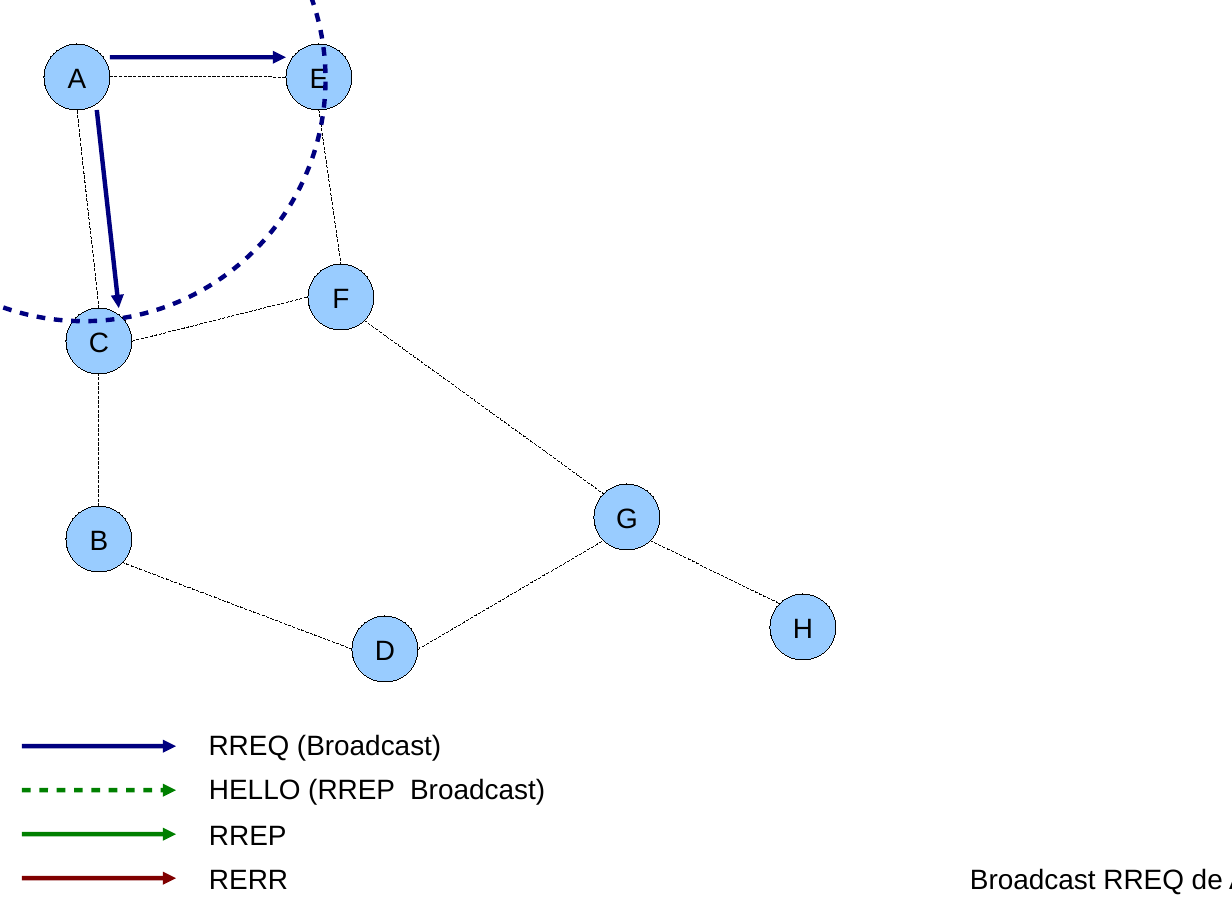
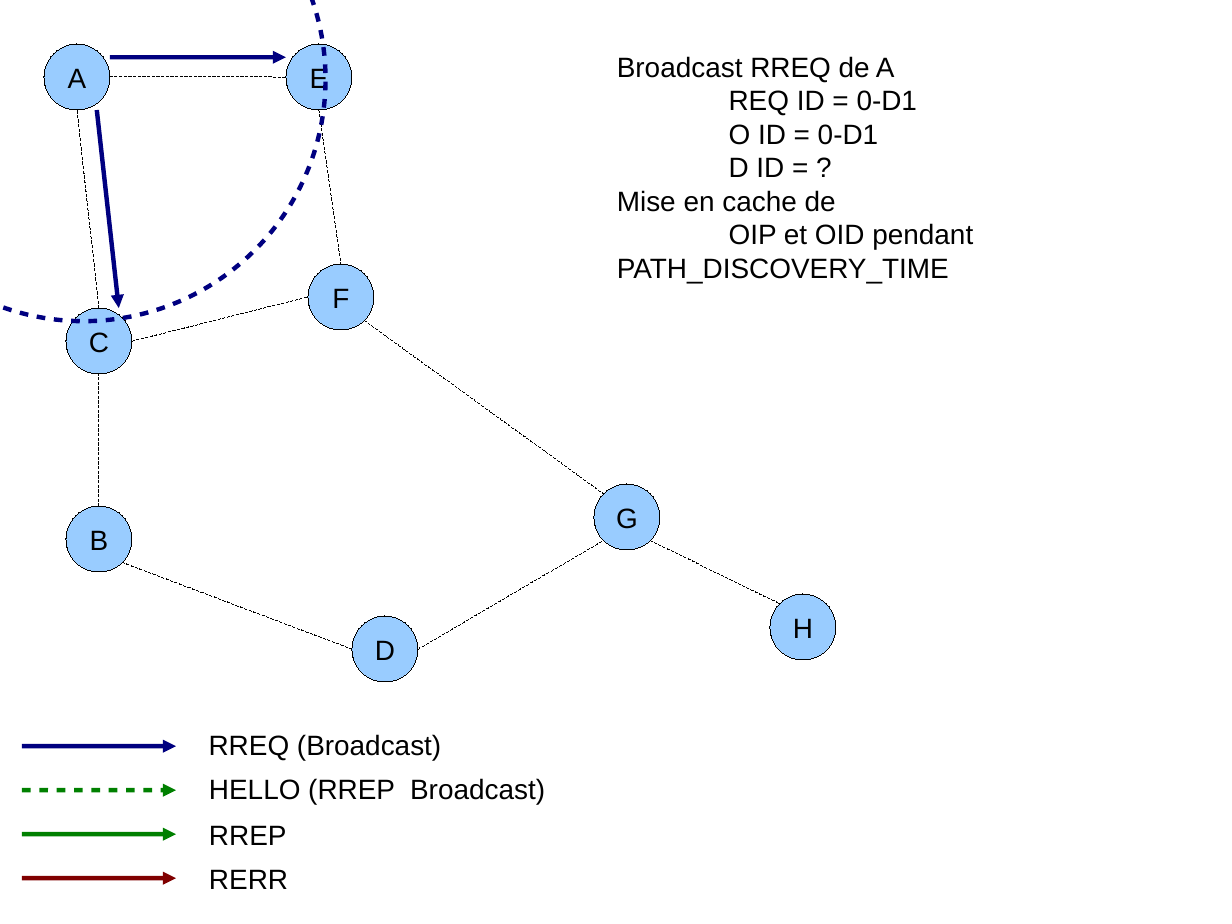
Before and after one commit to lbarbisan/adhoc, a slide deck: slide 9 of work/aodv.odp (slide 10 before the commit). Drawn at 1232x924 pixels with LibreOffice and Linux fonts; fonts in the diff are those of the drawing. Boxes give left, top, right and bottom in pixels: in the first picture for what was removed or moved away, otherwise in the second. Text is boxed around its words. In the diff, an @@ line names an element or a change of style, - is before the commit and + after.

Commit message:
Mise a jour aodv

```diff
--- a/work/aodv.odp
+++ b/work/aodv.odp
@@ text added at [617, 56, 973, 283], 18 pt, text #000000 @@
+Broadcast RREQ de A
+REQ ID = 0-D1
+O ID = 0-D1
+D ID = ?
+Mise en cache de
+OIP et OID pendant PATH_DISCOVERY_TIME
@@ text removed at [970, 868, 1232, 894] @@
-Broadcast RREQ de A
```
Also in this commit, not shown: 4 other slides changed, 1 slide added, 2 slides removed.
